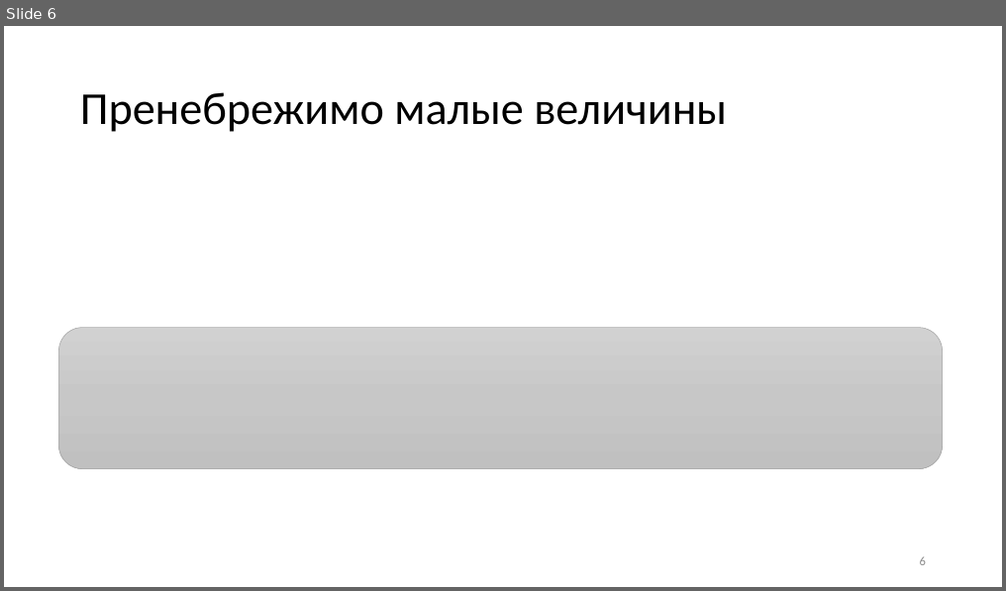
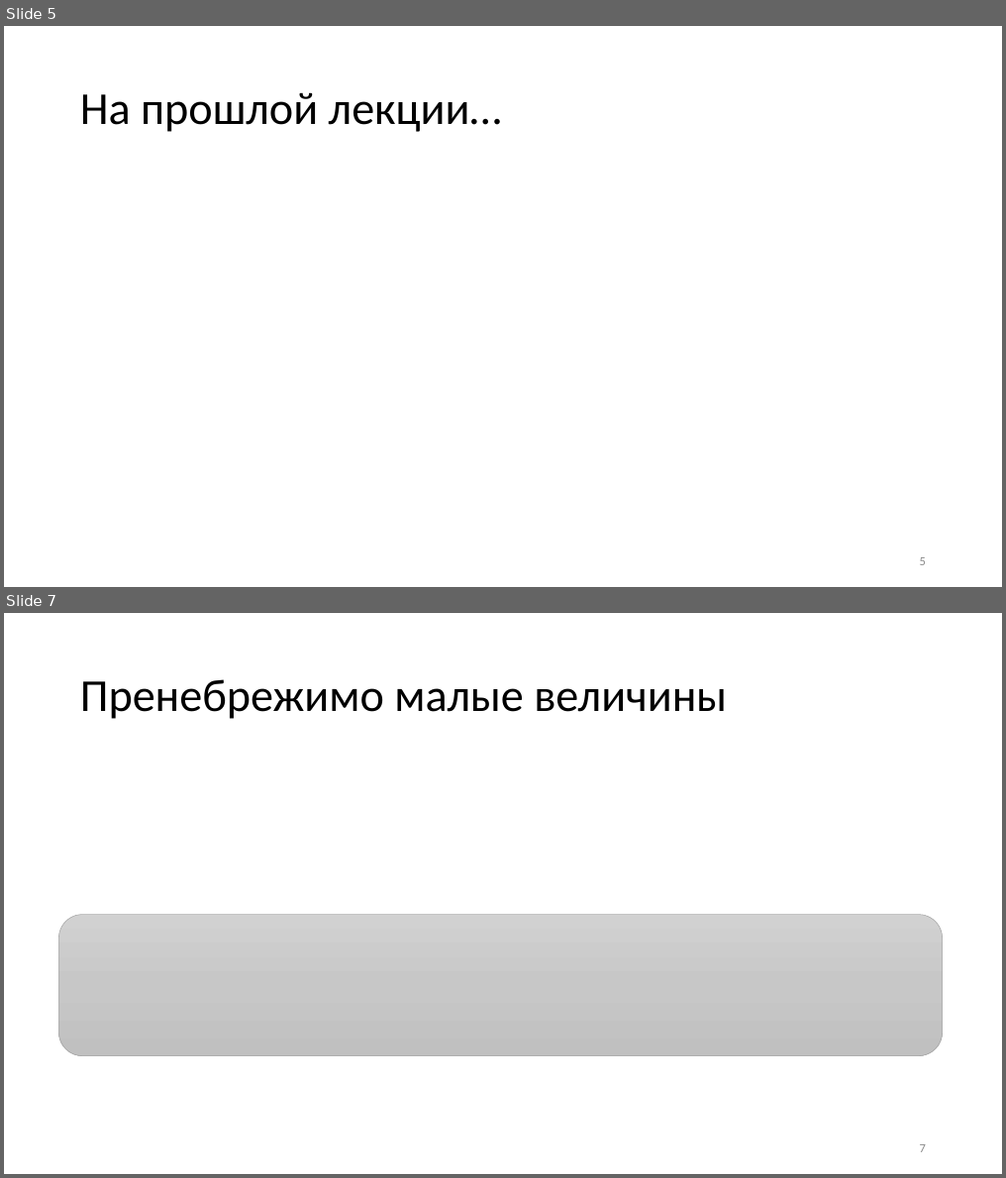
Before and after one commit to CryptoCourse/CryptoLectures, a slide deck: Lectures/Lecture2.pptx. Shown one above the other, each under a label of ours: slide 6 before the commit, slides 5 and 7 after it; the slides between them are not shown. The pictures are 1006x591 and 1006x1178 pixels, drawn with LibreOffice and Linux fonts; fonts in the diff are those of the drawing; grey boxes stand for pictures. Boxes give left, top, right and bottom in pixels: in the first picture for what was removed or moved away, otherwise in the second. Text is boxed around its words. In the diff, an @@ line names an element or a change of style, - is before the commit and + after.

```diff
--- a/Lectures/Lecture2.pptx
+++ b/Lectures/Lecture2.pptx
@@ slide 5 added at box(4, 26, 1002, 587), background #FFFFFF @@
@@ title added at box(80, 92, 502, 132), 44 pt, text #000000 @@
+На прошлой лекции…
@@ page number added at box(920, 558, 926, 566), 12 pt, text #8C8C8C @@
+5
@@ what was slide 6 is now slide 7 @@
@@ page number at box(920, 1145, 926, 1153): text changed @@
-6
+7
```
Also in this commit, not shown: 4 slides changed, 2 other slides added, 2 other files.
